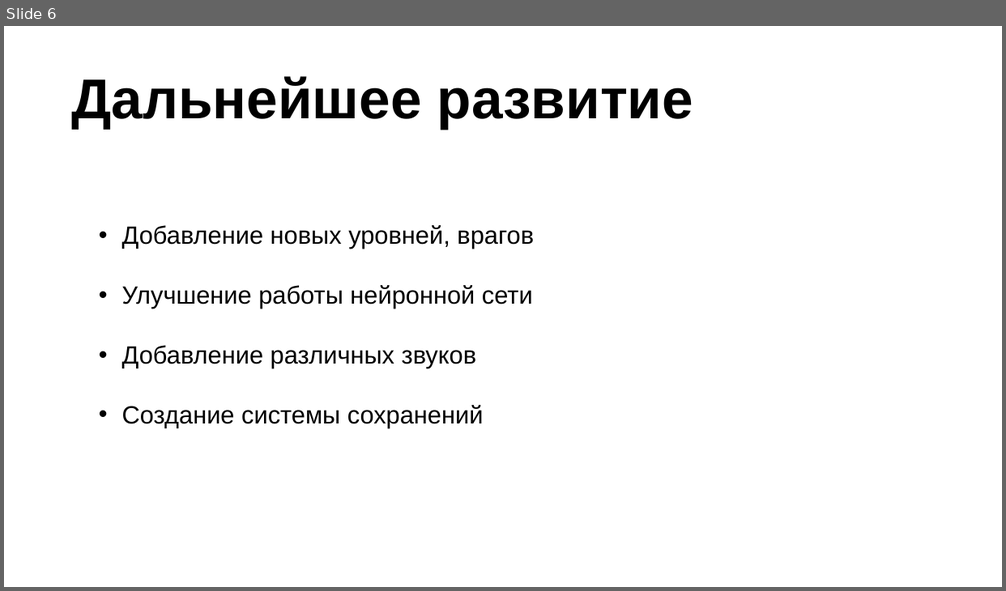
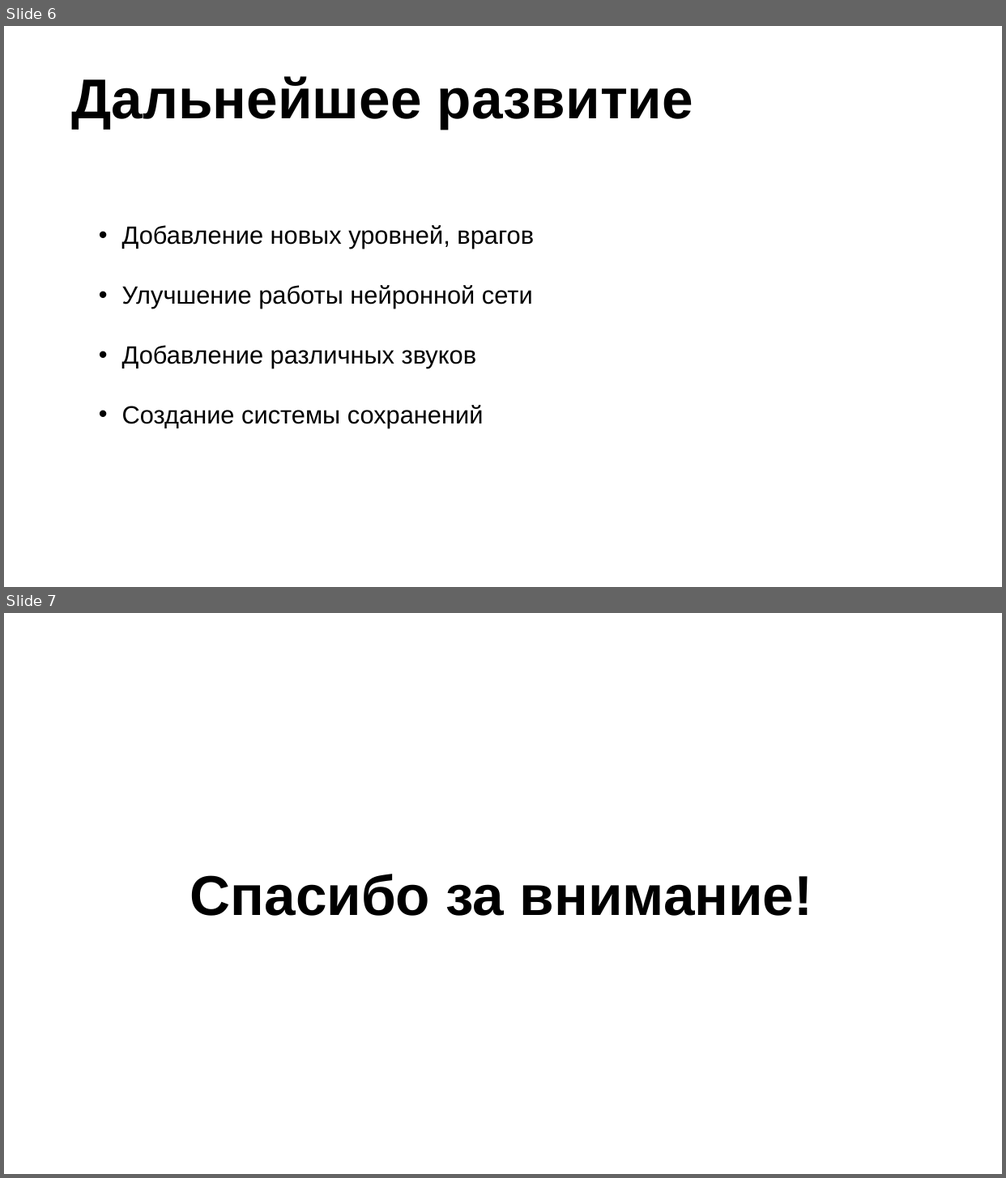
Before and after one commit to alexeyumatov/pygame_project, a slide deck: doc/DarkLight.pptx. Shown one above the other, each under a label of ours: slide 6 before the commit, slides 6 and 7 after it. The pictures are 1006x591 and 1006x1178 pixels, drawn with LibreOffice and Linux fonts; fonts in the diff are those of the drawing; background and template pictures are left out. Boxes give left, top, right and bottom in pixels: in the first picture for what was removed or moved away, otherwise in the second. Text is boxed around its words. In the diff, an @@ line names an element or a change of style, - is before the commit and + after.

Commit message:
updated pptx

```diff
--- a/doc/DarkLight.pptx
+++ b/doc/DarkLight.pptx
@@ slide 7 added at box(4, 613, 1002, 1174), background #FFFFFF @@
@@ text added at box(190, 874, 813, 916), 54 pt, text #000000, bold @@
+Спасибо за внимание!
```
